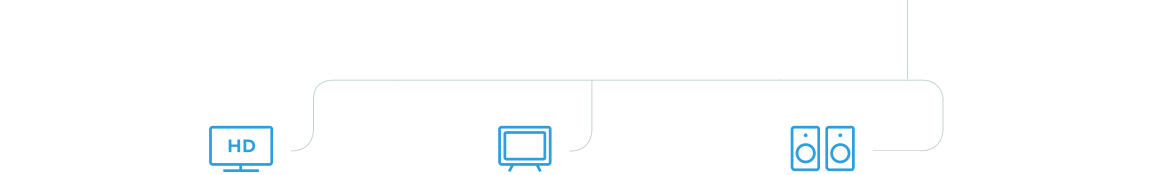
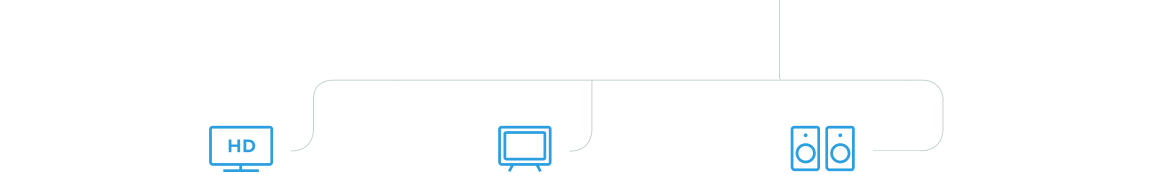
The second 1170 x 175 image is a revision of the first. Changes to its layers:
added layer "Layer 4" above "Layer 3" over [779, 0, 780, 79]
painted on "Layer 3" over [907, 0, 908, 79]
